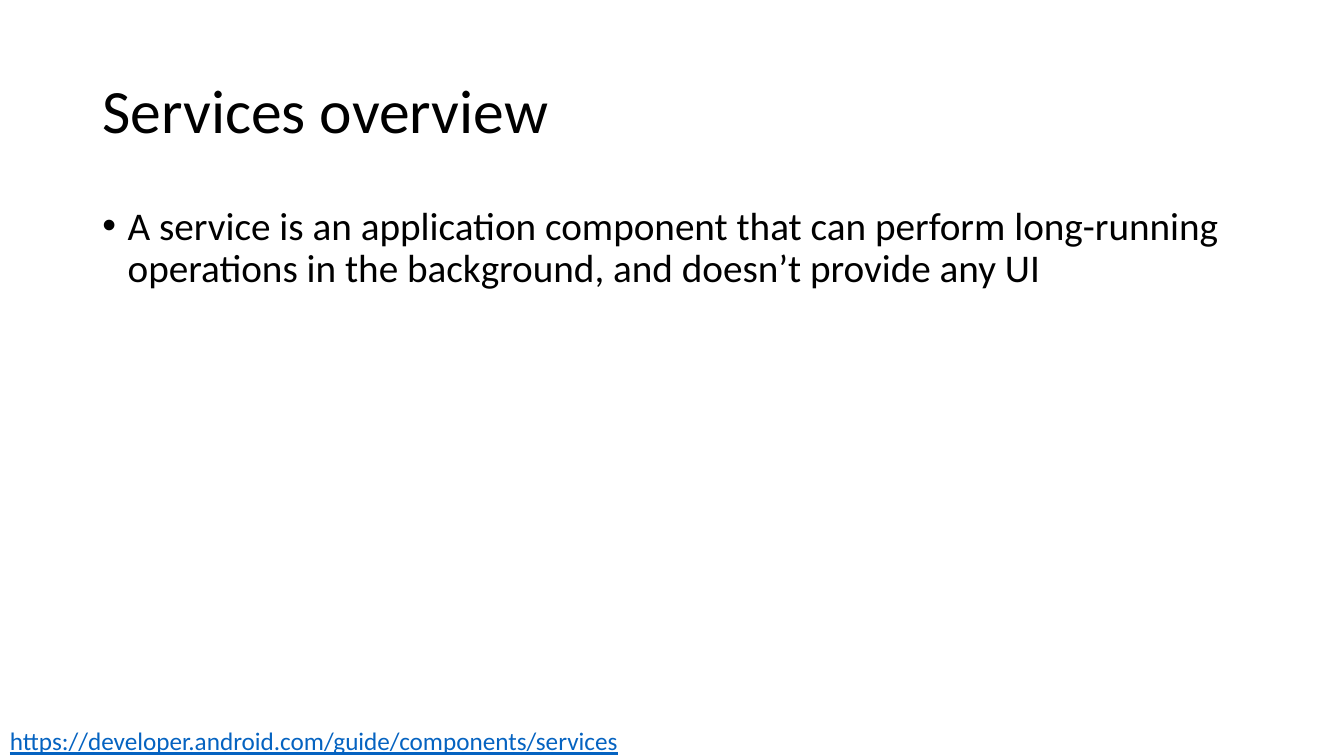
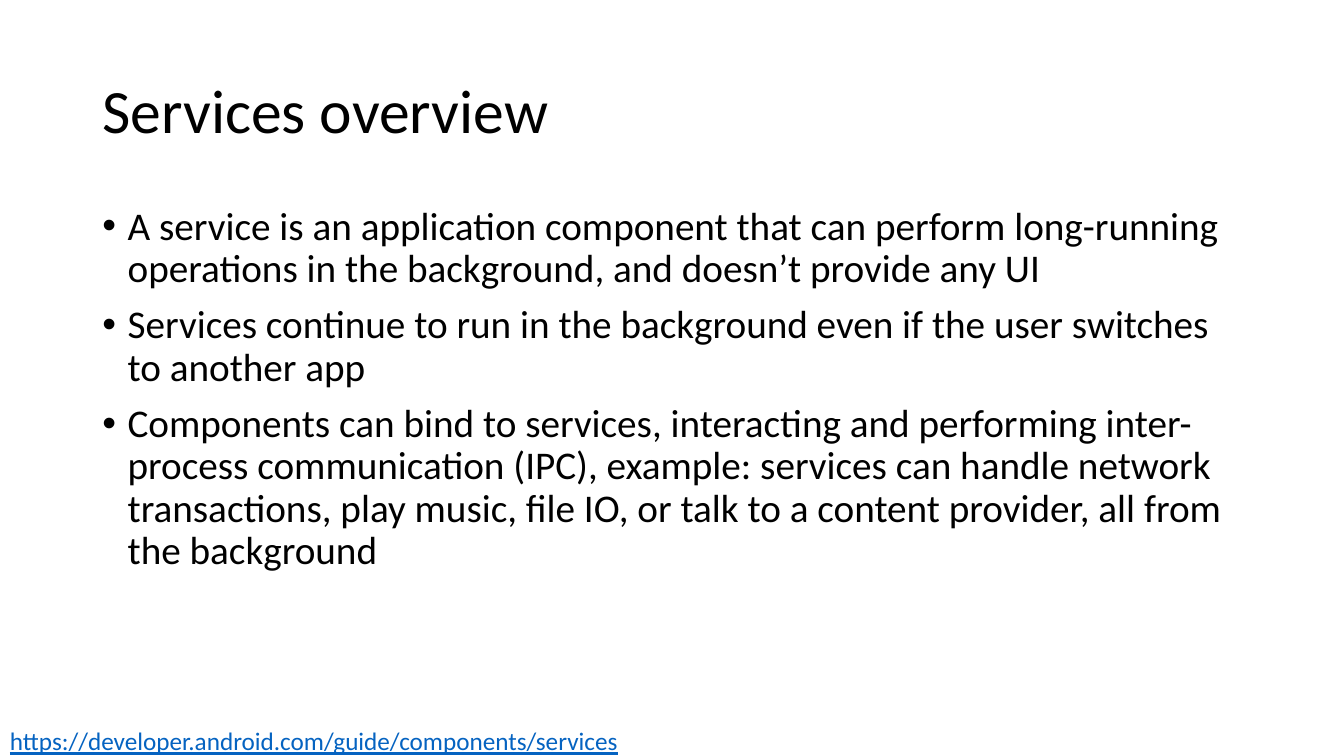
Before and after one commit to russellu/cs230, a slide deck: slide 2 of Lecture_Services.pptx. Drawn at 1344x756 pixels with LibreOffice and Linux fonts; fonts in the diff are those of the drawing. Boxes give left, top, right and bottom in pixels: in the first picture for what was removed or moved away, otherwise in the second. Text is boxed around its words. In the diff, an @@ line names an element or a change of style, - is before the commit and + after.

Commit message:
update slides

```diff
--- a/Lecture_Services.pptx
+++ b/Lecture_Services.pptx
@@ text at (128,310,1221,571): paragraphs added @@
+• Services continue to run in the background even if the user switches to another app
+• Components can bind to services, interacting and performing inter-process communication (IPC), example: services can handle network transactions, play music, file IO, or talk to a content provider, all from the background
```
Also in this commit, not shown: 31 slides added, 7 other files.
